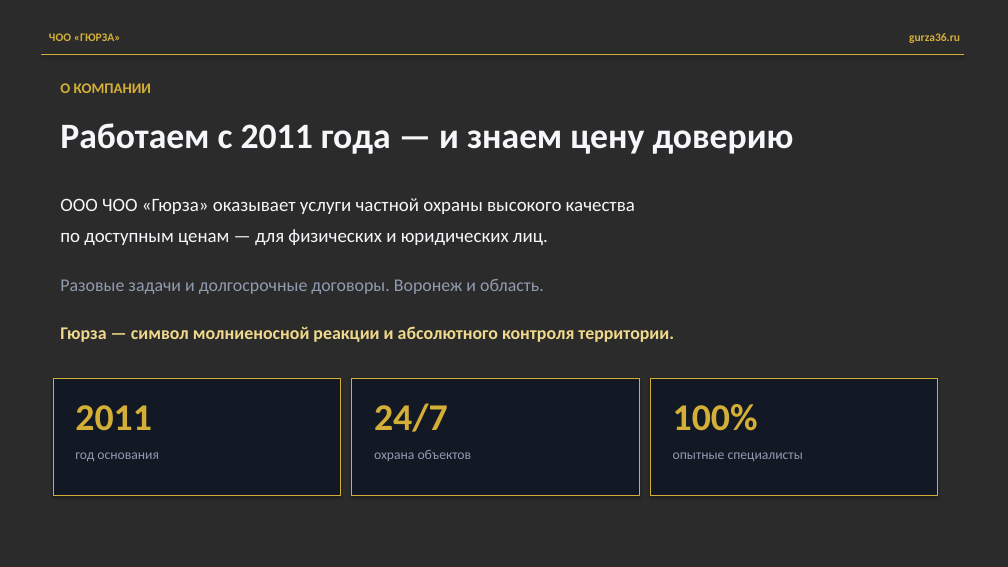
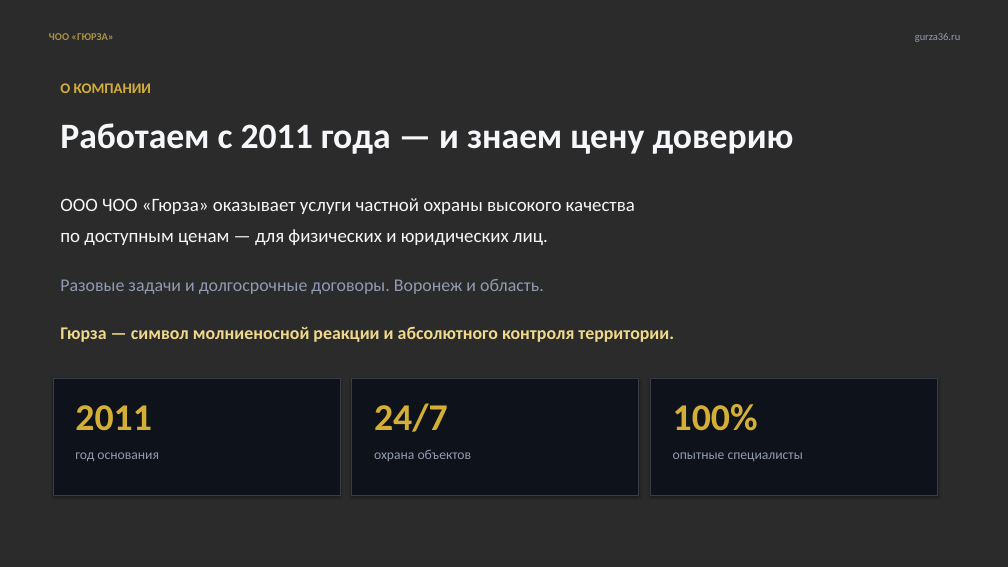
Before and after one commit to MatveyTORSHILOV/Gursa, a slide deck: slide 2 of presentation/gyurza-presentation.pptx (slide 3 before the commit). Drawn at 1008x567 pixels with LibreOffice and Linux fonts; fonts in the diff are those of the drawing; background and template pictures are left out; a plain dark background stands for a picture behind light text. Boxes give left, top, right and bottom in pixels: in the first picture for what was removed or moved away, otherwise in the second. Text is boxed around its words. In the diff, an @@ line names an element or a change of style, - is before the commit and + after.

```diff
--- a/presentation/gyurza-presentation.pptx
+++ b/presentation/gyurza-presentation.pptx
@@ text "ЧОО «ГЮРЗА»" at (49, 33, 113, 40): size 11 to 10 pt, text colour #D4AF37 to #AA9146 @@
@@ text "gurza36.ru" at (915, 33, 960, 42): size 11 to 10 pt, text colour #D4AF37 to #919BAF, bold off @@
@@ rectangle removed at (42, 54, 964, 54) @@
@@ fill #121824 to #0E121A; outline #D4AF37 0.5 pt to #373C48 0.75 pt in 3 elements at (53, 378, 340, 495), (352, 378, 639, 495), (650, 378, 938, 495) @@
```
Also in this commit, not shown: 6 other slides changed, 3 slides removed, 4 other files.
